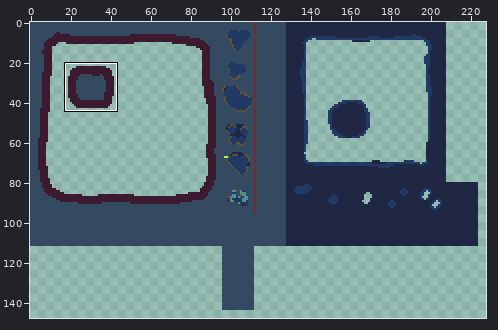
File history of a sprite sheet, sheet.png. Above: a wide view before the commit, with the close-up outlined.
Close-up. As it was:
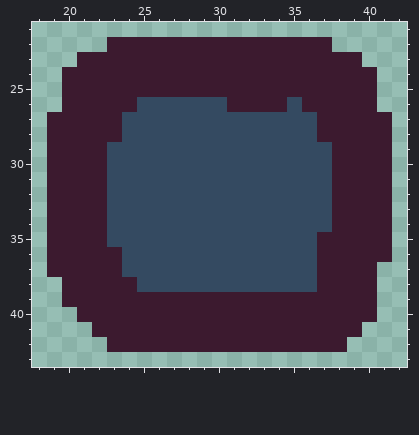
The file is 384x192 pixels. Shown: x 18..42, y 21..43. The wide view leaves out empty margins. The commit also changed other parts of the picture, which this record leaves out.
The result:
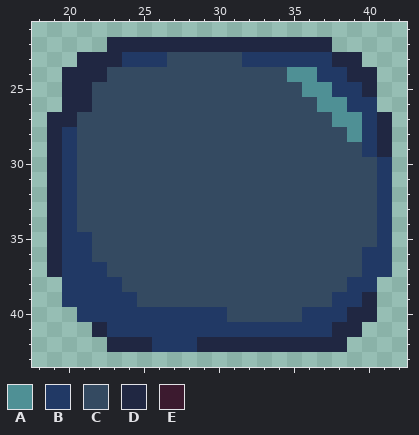
Palette (. is transparent): A #4f9095  B #213965  C #344a61  D #202742  E #3c1a2f
From old to new:
y 22: x 23..37 EEEEEEEEEEEEEEE -> DDDDDDDDDDDDDDD
y 23: x 21..39 EEEEEEEEEEEEEEEEEEE -> DDDBBBCCCCCBBBBBBDD
y 24: x 20..40 EEEEEEEEEEEEEEEEEEEEE -> DDDCCCCCCCCCCCCAABBDD
y 25: x 20..40 EEEEEEEEEEEEEEEEEEEEE -> DDCCCCCCCCCCCCCCAABBD
y 26: x 20..24 EEEEE -> DDCCC; x 31..34 EEEE -> CCCC; x 36..40 EEEEE -> CAABB
y 27: x 19..23 EEEEE -> DDCCC; x 37..41 EEEEE -> CAABD
y 28: x 19..23 EEEEE -> DBCCC; x 37..41 EEEEE -> CCABD
y 29: x 19..22 EEEE -> DBCC; x 38..41 EEEE -> CCBD
y 30..34: x 19..22 EEEE -> DBCC; x 38..41 EEEE -> CCCB
y 35: x 19..22 EEEE -> DBBC; x 37..41 EEEEE -> CCCCB
y 36: x 19..23 EEEEE -> DBBCC; x 37..41 EEEEE -> CCCBB
y 37: x 19..23 EEEEE -> DBBBC; x 37..41 EEEE. -> CCCBB
y 38: x 20..24 EEEEE -> BBBBC; x 37..40 EEEE -> CCBB
y 39: x 20..40 EEEEEEEEEEEEEEEEEEEEE -> BBBBBCCCCCCCCCCCCCBBD
y 40: x 21..40 EEEEEEEEEEEEEEEEEEEE -> BBBBBBBBBBCCCCCBBBDD
y 41: x 22..39 EEEEEEEEEEEEEEEEEE -> DBBBBBBBBBBBBBBBDD
y 42: x 23..38 EEEEEEEEEEEEEEEE -> DDDBBBDDDDDDDDDD
Changed places in both close-ups, as pixel boxes (x1, y1, x2, y2):
changed: (47, 37, 392, 352)
